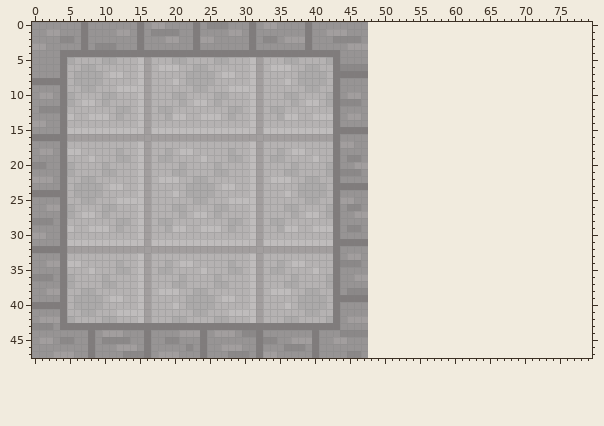
Two versions of one sprite sheet, new-game-project/Textures/Sprites/Map/Tileset.png. Above, as it was before the edit.
The file is 48x48 pixels. Colours within 5 levels of each other are drawn and written as one. The old version is drawn lined up with the new one, on the new canvas.
And afterwards:
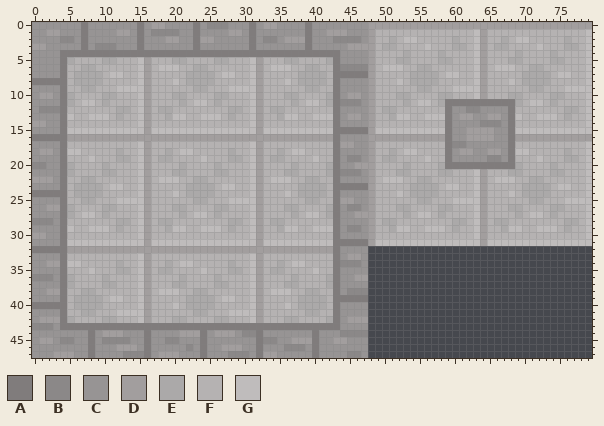
Palette (. is transparent): A #807c7c  B #8b8888  C #979494  D #a29e9e  E #aba9a9  F #b5b2b2  G #bfbcbc
The author wrote: Tileset 1.2 Inner corner tiles
From old to new:
canvas 48x48 -> 80x48
@@ x 46..79 @@
- 0 CC................................
- 1 CC................................
- 2 BC................................
- 3 DD................................
- 4 CC................................
- 5 CC................................
- 6 BB................................
- 7 AA................................
- 8 CC................................
- 9 CC................................
-10 DC................................
-11 BC................................
-12 CC................................
-13 DC................................
-14 CC................................
-15 AA................................
-16 CC................................
-17 CC................................
-18 CC................................
-19 BC................................
-20 DD................................
-21 BC................................
-22 CC................................
-23 AA................................
-24 CC................................
-25 CC................................
-26 BC................................
-27 DD................................
-28 CC................................
-29 BC................................
-30 CC................................
-31 AA................................
+ 0 CCDDDDDDDDDDDDDDDDDDDDDDDDDDDDDDDD
+ 1 CCDFFFFFFFFFFFFFFGDFFFFFFFFFFFFFFG
+ 2 BCDFFEFGGFFFFFEFFGDFFEFGGFFFFFEFFG
+ 3 DDDFEEFFFFGFFFEEFGDFEEFFFFGFFFEEFG
+ 4 CCDFFFFEFFFFEFFFFGDFFFFEFFFFEFFFFG
+ 5 CCDFFFEEFFFFEEFFFGDFFFEEFFFFEEFFFG
+ 6 BBDFGGGFFEEFFFFFFGDFGGGFFEEFFFFFFG
+ 7 AADFFFFFEEEEFGGFFGDFFFFFEEEEFGGFFG
+ 8 CCDFFFGFEEEEFFFFFGDFFFGFEEEEFFFFFG
+ 9 CCDFFFFFFEEFFFGGGGDFFFFFFEEFFFGGGG
+10 DCDFFFEEFFFFEEFFFGDFFFEEFFFFEEFFFG
+11 BCDFFFFEFGGFEAAAAAAAAAAEFGGFEFFFFG
+12 CCDFEEFFFFFFFACCBBCCCCAFFFFFFFEEFG
+13 DCDFFEGGFFGGGACDDCCDDCAGFFGGGFEFFG
+14 CCDFFFFFFFFFFACCCCBBBCAFFFFFFFFFFG
+15 AADGGGGGGGGGGACCDDDDCCAGGGGGGGGGGG
+16 CCDDDDDDDDDDDACCDDDDCCADDDDDDDDDDD
+17 CCDFFFFFFFFFFABBCCCCCCAFFFFFFFFFFG
+18 CCDFFEFGGFFFFACDDCCDDCAGGFFFFFEFFG
+19 BCDFEEFFFFGFFACCCCCBBCAFFFGFFFEEFG
+20 DDDFFFFEFFFFEAAAAAAAAAAEFFFFEFFFFG
+21 BCDFFFEEFFFFEEFFFGDFFFEEFFFFEEFFFG
+22 CCDFGGGFFEEFFFFFFGDFGGGFFEEFFFFFFG
+23 AADFFFFFEEEEFGGFFGDFFFFFEEEEFGGFFG
+24 CCDFFFGFEEEEFFFFFGDFFFGFEEEEFFFFFG
+25 CCDFFFFFFEEFFFGGGGDFFFFFFEEFFFGGGG
+26 BCDFFFEEFFFFEEFFFGDFFFEEFFFFEEFFFG
+27 DDDFFFFEFGGFEFFFFGDFFFFEFGGFEFFFFG
+28 CCDFEEFFFFFFFFEEFGDFEEFFFFFFFFEEFG
+29 BCDFFEGGFFGGGFEFFGDFFEGGFFGGGFEFFG
+30 CCDFFFFFFFFFFFFFFGDFFFFFFFFFFFFFFG
+31 AADGGGGGGGGGGGGGGGDGGGGGGGGGGGGGGG
 32 CC................................
Where, in picture pixels (left, top, right, bottom), the same in both pictures:
added: (368, 22, 592, 246)
